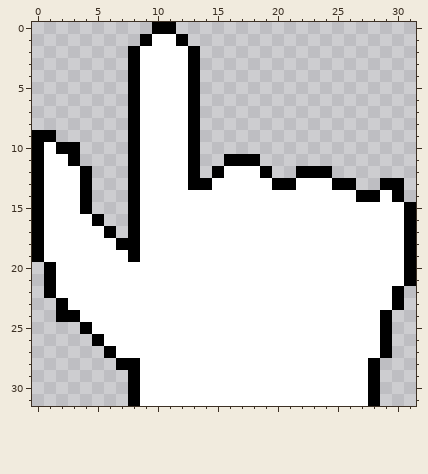
Edited in one commit: pixel-art file (Assets/Objects/UI/Icons/FingerIcon.aseprite). The picture above is the old version.
32x32 pixels, 1 frame.
And afterwards:
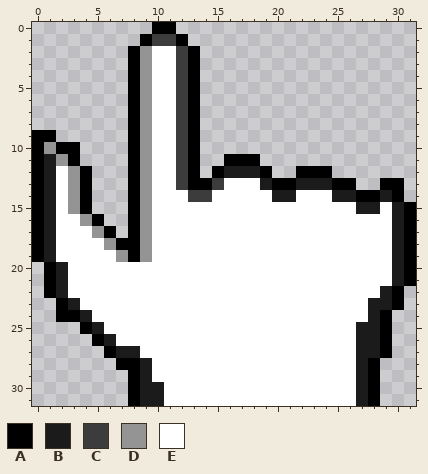
Palette (. is transparent): A #000000  B #1b1b1b  C #3c3c3c  D #949494  E #ffffff
The edit:
Colour B replaces colour E in row 11 at x 1; in row 12 at x 1 and 16 to 18; in row 13 at x 1, 19 and 22 to 24; in row 14 at x 1, 20 to 21, 25 to 26 and 29; in row 15 at x 1, 27 to 28 and 30; in rows 16 to 19 at x 1 and 30.
Colour B replaces colour E in rows 20 to 21 at x 2 and 30; in row 22 at x 2 and 29; in row 23 at x 3 and 28 to 29; in row 24 at x 4 and 28; in row 25 at x 5 and 27 to 28; in row 26 at x 6 and 27 to 28.
Colour B replaces colour E in row 27 at x 7 to 8 and 27 to 28; in rows 28 to 29 at x 9 and 27; in rows 30 to 31 at x 9 to 10 and 27.
Colour C replaces colour E in row 1 at x 10 to 11; in rows 2 to 12 at x 12; in row 13 at x 12 and 15; in row 14 at x 13 to 14.
Colour D replaces colour E in rows 2 to 9 at x 9; in row 10 at x 1 and 9; in row 11 at x 2 and 9; in rows 12 to 15 at x 3 and 9; in row 16 at x 4 and 9; in row 17 at x 5 and 9.
Colour D replaces colour E in row 18 at x 6 and 9; in row 19 at x 7 and 9.
Changed places in both pictures, as pixel boxes (x1, y1, x2, y2):
changed: (44, 34, 404, 406)
